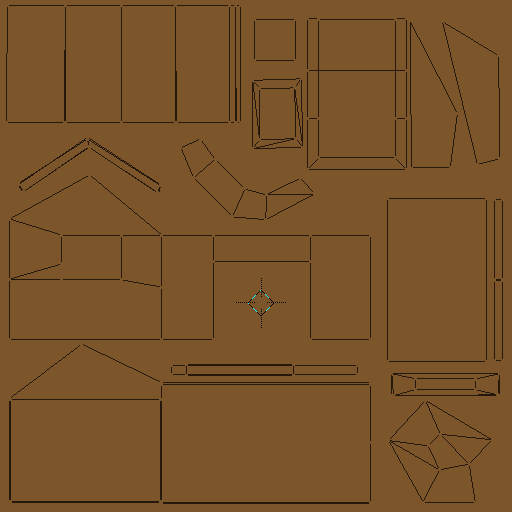
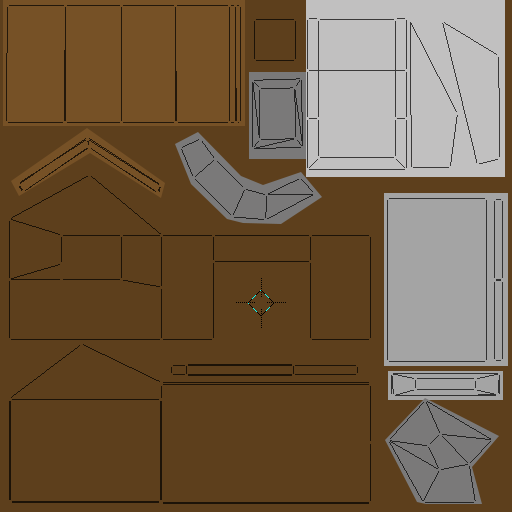
Revision of a layered 512 × 512 image; what changed, layer by layer:
added layer "collection" above "chute" over (x1=175, y1=72, x2=499, y2=504)
added layer "chute" above "door" over (x1=306, y1=0, x2=505, y2=177)
added layer "door" above "roof" over (x1=384, y1=193, x2=508, y2=400)
added layer "roof" above "Hintergrund" over (x1=3, y1=0, x2=245, y2=198)
painted on "Hintergrund" over (x1=0, y1=0, x2=512, y2=512)
